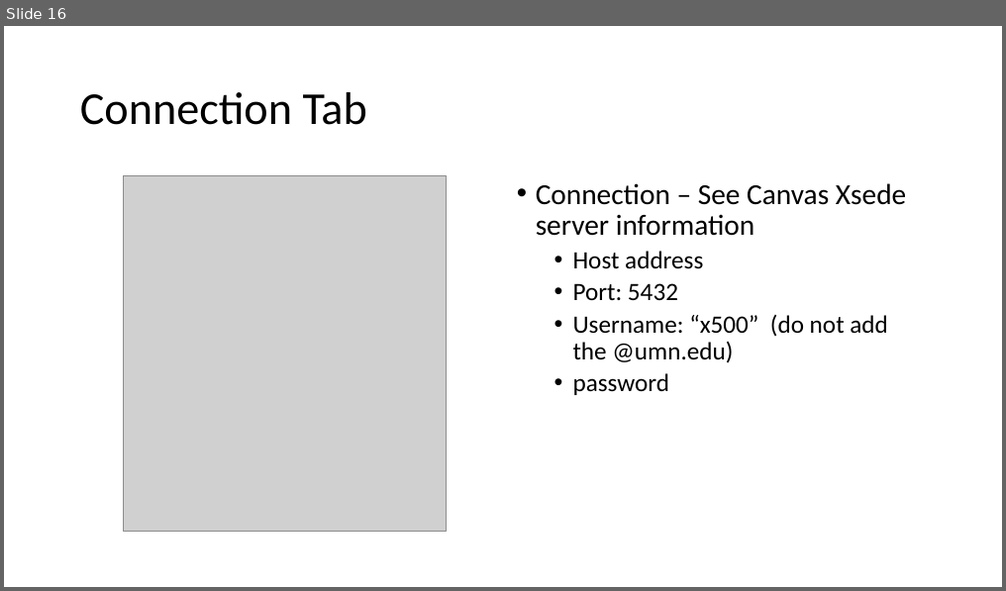
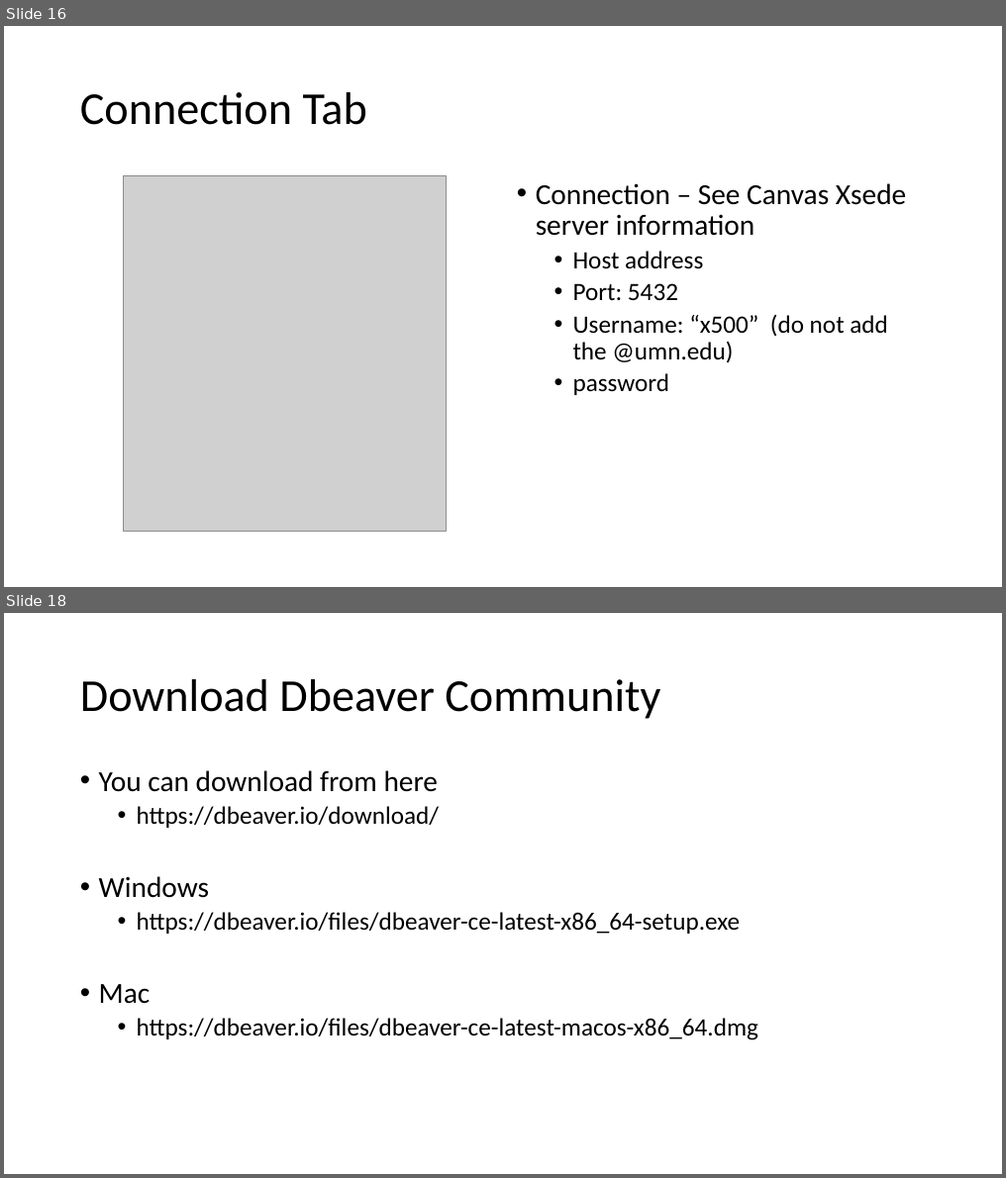
Before and after one commit to MGIS-UMN/GIS5577_week1, a slide deck: Installing Database Clients.odp. Shown one above the other, each under a label of ours: slide 16 before the commit, slides 16 and 18 after it; the slides between them are not shown. The pictures are 1006x591 and 1006x1178 pixels, drawn with LibreOffice and Linux fonts; fonts in the diff are those of the drawing; grey boxes stand for pictures. Boxes give left, top, right and bottom in pixels: in the first picture for what was removed or moved away, otherwise in the second. Text is boxed around its words. In the diff, an @@ line names an element or a change of style, - is before the commit and + after.

```diff
--- a/Installing Database Clients.odp
+++ b/Installing Database Clients.odp
@@ slide 18 added at (4,613,1002,1174), background #FFFFFF @@
@@ title added at (80,679,660,719), 44 pt, text #000000 @@
+Download Dbeaver Community
@@ text added at (99,770,758,1041), 24 pt, text #000000 @@
+• You can download from here
+  • https://dbeaver.io/download/
+• Windows
+  • https://dbeaver.io/files/dbeaver-ce-latest-x86_64-setup.exe
+• Mac
+  • https://dbeaver.io/files/dbeaver-ce-latest-macos-x86_64.dmg
```
Also in this commit, not shown: 17 other slides added, 1 other file.
